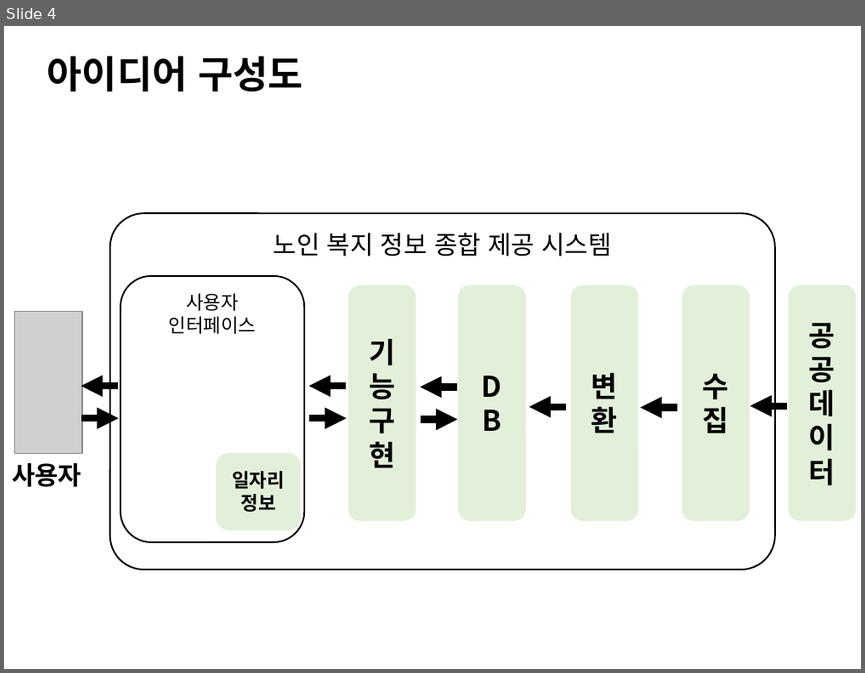
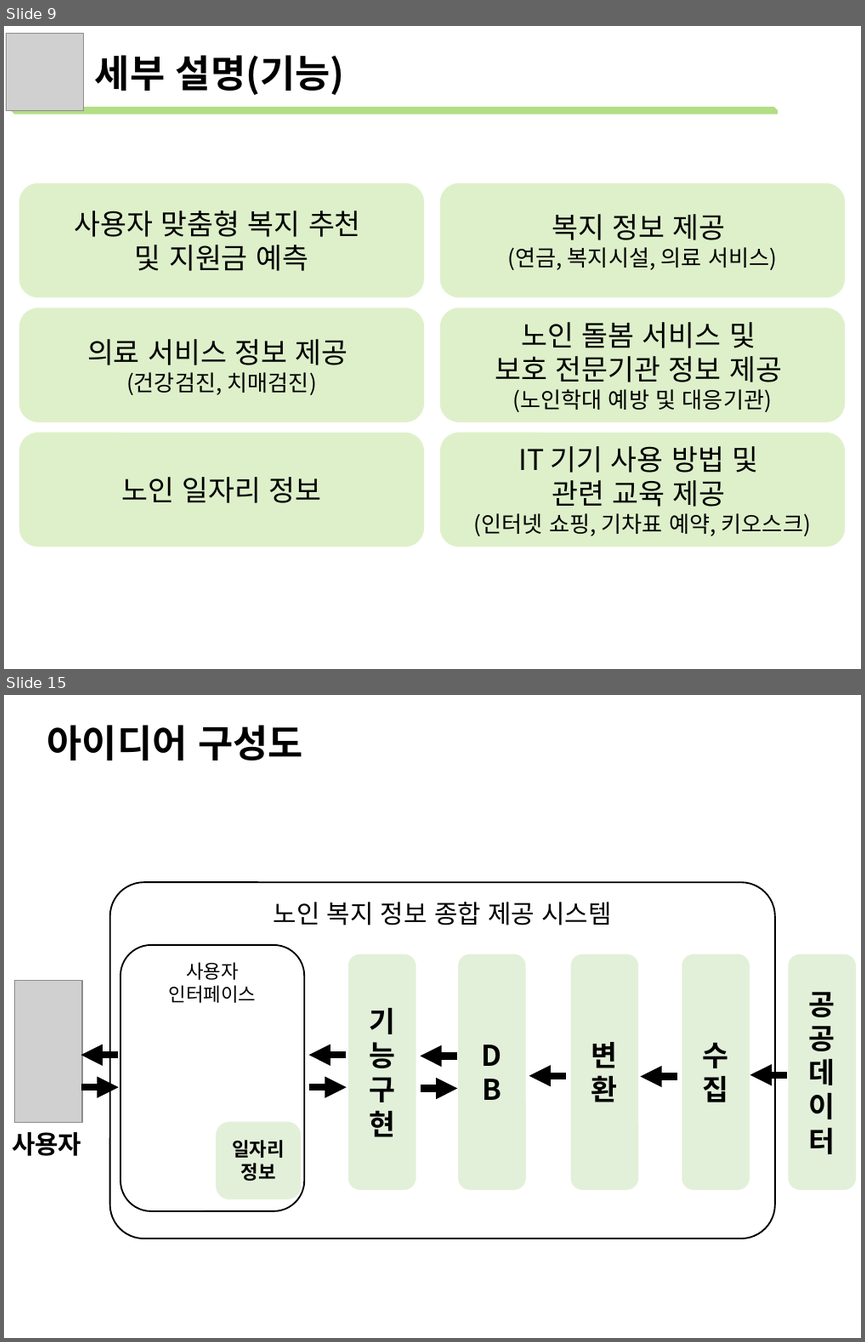
Before and after one commit to lejasa/2022PublicDataServiceProject_NIA, a slide deck: 아이디어제안서.pptx. Shown one above the other, each under a label of ours: slide 4 before the commit, slides 9 and 15 after it; the slides between them are not shown. The pictures are 865x673 and 865x1342 pixels, drawn with LibreOffice and Linux fonts; fonts in the diff are those of the drawing; grey boxes stand for pictures. Boxes give left, top, right and bottom in pixels: in the first picture for what was removed or moved away, otherwise in the second. Text is boxed around its words. In the diff, an @@ line names an element or a change of style, - is before the commit and + after.

```diff
--- a/아이디어제안서.pptx
+++ b/아이디어제안서.pptx
@@ slide 9 added at (x1=4, y1=26, x2=861, y2=669), background #FFFFFF @@
@@ picture added at (x1=7, y1=33, x2=84, y2=110) @@
@@ text added at (x1=95, y1=55, x2=345, y2=95), 24 pt, text #000000, bold @@
+세부 설명(기능)
@@ snip diag rect added at (x1=11, y1=107, x2=778, y2=115), fill #92D050 at 70% opacity @@
@@ rounded rectangle added at (x1=18, y1=183, x2=423, y2=298), fill #92D050 at 30% opacity, 18 pt, text #000000 @@
+사용자 맞춤형 복지 추천
+및 지원금 예측
@@ rounded rectangle added at (x1=440, y1=183, x2=845, y2=298), fill #92D050 at 30% opacity, 14 pt, text #000000 @@
+복지 정보 제공
+(연금, 복지시설, 의료 서비스)
@@ rounded rectangle added at (x1=18, y1=308, x2=423, y2=422), fill #92D050 at 30% opacity, 14 pt, text #000000 @@
+의료 서비스 정보 제공
+(건강검진, 치매검진)
@@ rounded rectangle added at (x1=440, y1=308, x2=845, y2=422), fill #92D050 at 30% opacity, 18 pt, text #000000 @@
+노인 돌봄 서비스 및
+보호 전문기관 정보 제공
+(노인학대 예방 및 대응기관)
@@ rounded rectangle added at (x1=18, y1=432, x2=423, y2=547), fill #92D050 at 30% opacity, 18 pt, text #000000 @@
+노인 일자리 정보
@@ rounded rectangle added at (x1=440, y1=432, x2=845, y2=547), fill #92D050 at 30% opacity, 14 pt, text #000000 @@
+IT 기기 사용 방법 및
+관련 교육 제공
+(인터넷 쇼핑, 기차표 예약, 키오스크)
@@ what was slide 4 is now slide 15 @@
```
Also in this commit, not shown: 11 other slides added, 1 slide removed, 5 other files.
